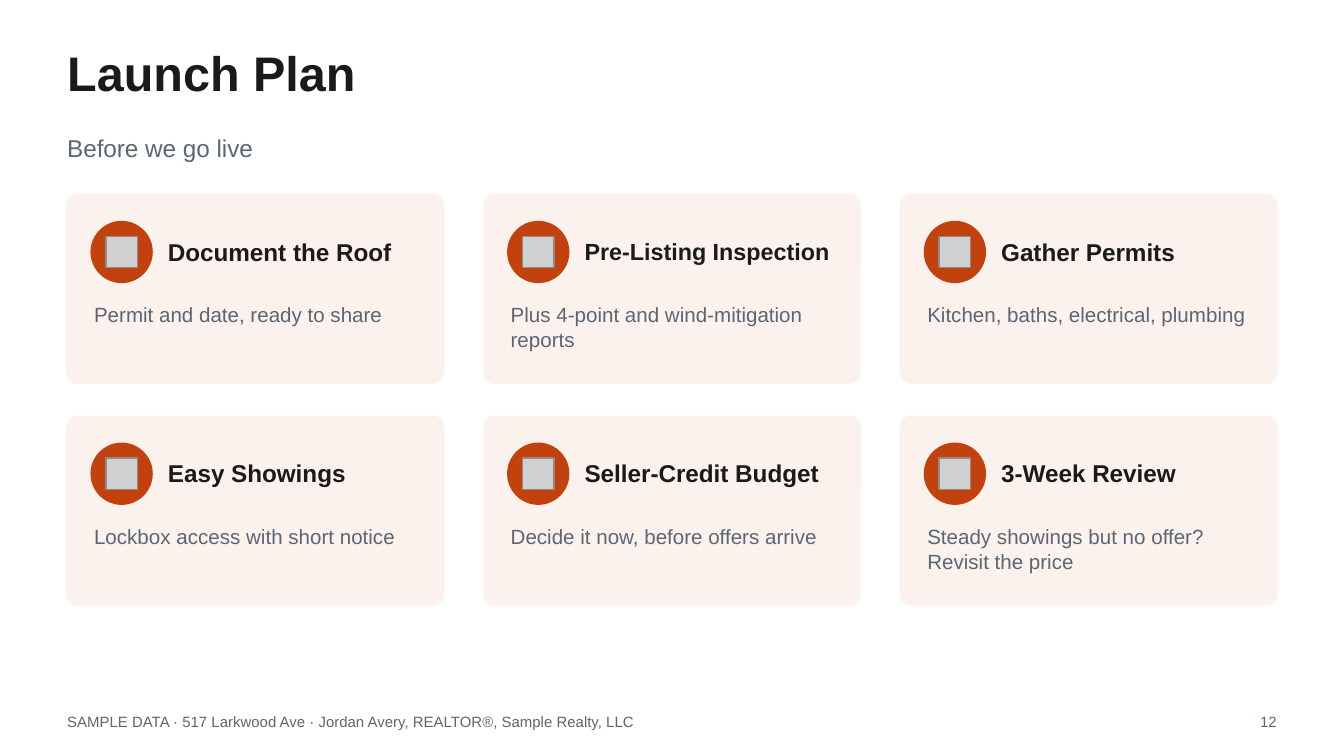
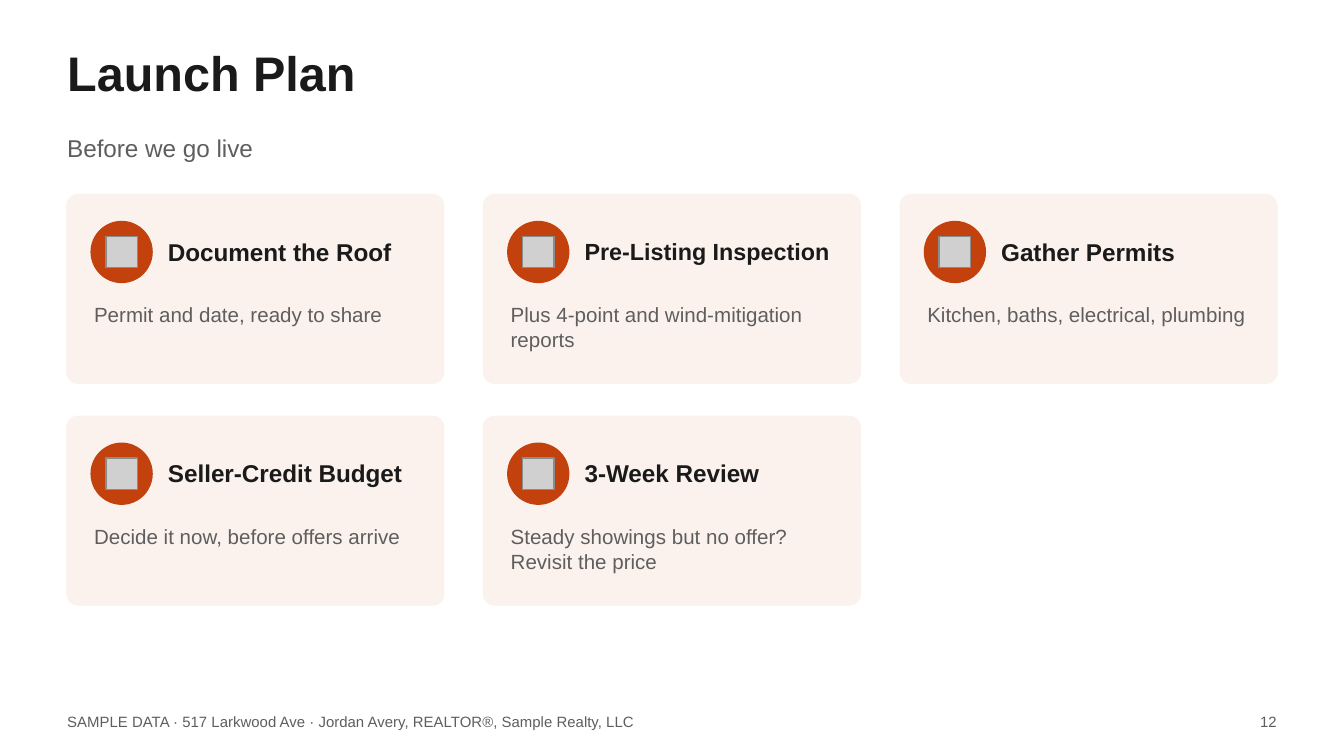
Before and after one commit to axelrivera/real-estate-skills, a slide deck: slide 12 of samples/seller-cma/517-Larkwood-Ave-Listing-Presentation.pptx. Drawn at 1344x756 pixels with LibreOffice and Linux fonts; fonts in the diff are those of the drawing; grey boxes stand for pictures. Boxes give left, top, right and bottom in pixels: in the first picture for what was removed or moved away, otherwise in the second. Text is boxed around its words. In the diff, an @@ line names an element or a change of style, - is before the commit and + after.

```diff
--- a/samples/seller-cma/517-Larkwood-Ave-Listing-Presentation.pptx
+++ b/samples/seller-cma/517-Larkwood-Ave-Listing-Presentation.pptx
@@ rounded rectangle removed at (x1=900, y1=417, x2=1277, y2=605) @@
@@ ellipse removed at (x1=925, y1=444, x2=985, y2=504) @@
@@ text at (x1=168, y1=464, x2=402, y2=487): text changed @@
-Easy Showings
+Seller-Credit Budget
@@ text at (x1=585, y1=464, x2=759, y2=483): text changed @@
-Seller-Credit Budget
+3-Week Review
@@ picture removed at (x1=939, y1=458, x2=970, y2=489) @@
@@ text removed at (x1=1001, y1=464, x2=1175, y2=483) @@
-3-Week Review
@@ text at (x1=94, y1=529, x2=399, y2=547): text changed; text colour #5A6672 to #5E5E5E @@
-Lockbox access with short notice
+Decide it now, before offers arrive
@@ text at (x1=511, y1=529, x2=787, y2=574): text changed; text colour #5A6672 to #5E5E5E @@
-Decide it now, before offers arrive
+Steady showings but no offer? Revisit the price
@@ text removed at (x1=927, y1=529, x2=1203, y2=573) @@
-Steady showings but no offer? Revisit the price
@@ text colour #5A6672 to #5E5E5E in 6 elements at (x1=67, y1=139, x2=253, y2=162), (x1=94, y1=307, x2=381, y2=326), (x1=511, y1=307, x2=802, y2=351), (x1=927, y1=307, x2=1244, y2=327), (x1=67, y1=716, x2=633, y2=730), (x1=1260, y1=716, x2=1277, y2=727) @@
```
Also in this commit, not shown: 12 other slides changed, 9 other files.
